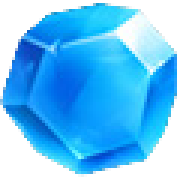
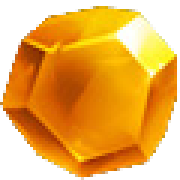
Two versions of the same layered image (180x180). Layer-by-layer changes:
hid "图层 5" over <box>0,3,177,177</box>
added layer "图层 9" above "图层 8" over <box>0,6,180,180</box>
